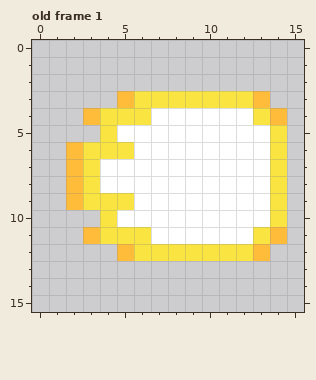
A pixel-art file gets an edit: Final/Graphics/Bullet1Destroy.ase. This is how it looked before the edit.
16x16 pixels, 4 frames. Shown: old frame 1. The commit also changed other frames, which this record leaves out.
Now the later version:
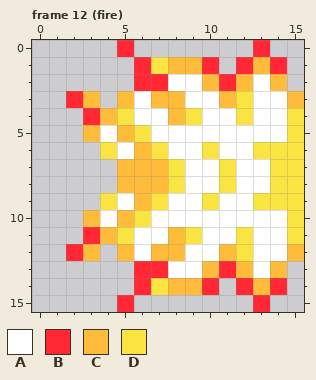
Palette (. is transparent): A #ffffff  B #ff2834  C #ffbb3a  D #f9e441
A new or re-ordered frame is compared with the old frame closest to it.
From old to new:
frames 4 -> 34
Changed rows in their new state; - is an unchanged pixel.
Frame 12 (fire) is new; against old frame 1:
first column x 2:
 0 ---B-------B--
 1 ----BDCCB-BCB-
 2 ----BBAACBCAC-
 3 BC--ACCAAC-AAC
 4 -BC-A-CD--DAAD
 5 -CACD-------AD
 6 ..-ACD--D--D-D
 7 ...CCCD--D---D
 8 ...CCCD--D---D
 9 ..-ACD--D--D-D
10 -CACD-------AD
11 -BC-A-CD--DAAD
12 BC--ACCAAC-AAC
13 ----BBAACBCAC-
14 ----BDCCB-BCB-
15 ---B-------B--
Where, in picture pixels (left, top, right, bottom), the same in both pictures:
changed: (66, 40, 304, 312)
